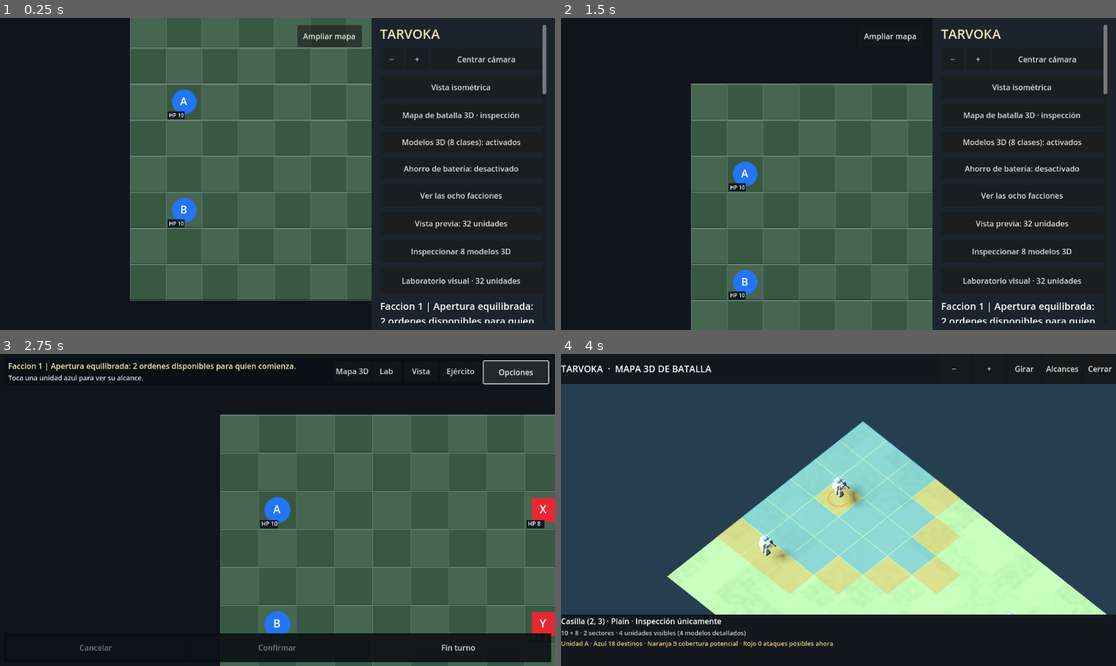
Above: before the commit, frames 1-4 (two rows, left to right).
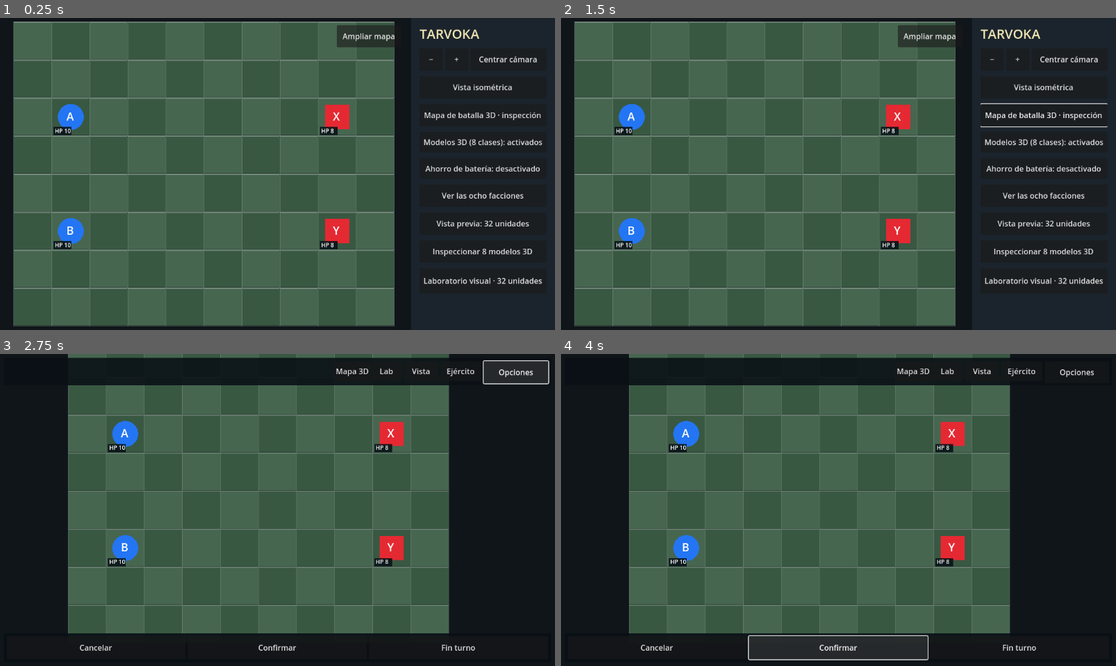
Above: after the commit, the same moments.

Repository: edwinrodri12/Tarvoka
Game: Godot game, scene res://scenes/Main.tscn
The game is run twice, just before and just after one commit, with the same random seed, the same clock (stepped at 60 frames per second) and the same inputs.
Inputs (mouse positions are in pixels of both pictures, inside the frame that each line leads up to):
- Up to frame 1 (0.25 s): no input
- Up to frame 2 (1.5 s): click "Mapa de batalla 3D · inspecci…" at 0.5 s; click (1099, 33) at 1.25 s, where only the run before the commit has a clickable "Cerrar"
- Up to frame 3 (2.75 s): click "Ampliar mapa" at 2 s
- Up to frame 4 (4 s): click "Mapa 3D" at 2.75 s; click (838, 647) at 3.5 s, where only the run after the commit has a clickable "Confirmar"

The runs differ from the first frame. In frame 1, 37% of the frame differs, in the area x 2-99%, y 0-99%; in frame 2, 41%; in frame 3, 43%; in frame 4, 81%, in the area x 0-100%, y 0-99%.
Error after the commit: Parse Error: Identifier "_request_move_here" not declared in the current scope. (res://scripts/ui/Battle3DMapView.gd:152)

Commit message:
feat(battle-3d): add explicit move/attack confirmation controls to 3D viewer

Diff:
--- a/scripts/ui/Battle3DMapView.gd
+++ b/scripts/ui/Battle3DMapView.gd
@@ -9,6 +9,7 @@
 const Rules = preload("res://scripts/core/Rules.gd")
 const Picker = preload("res://scripts/ui/BattleTerrainPicker3D.gd")
 const Ranges = preload("res://scripts/ui/BattleRanges3D.gd")
+const Orders = preload("res://scripts/ui/Battle3DOrders.gd")
 
 var holder: SubViewportContainer
 var preview: SubViewport
@@ -39,6 +40,12 @@
 var _mouse_start := Vector2.ZERO
 var _mouse_last := Vector2.ZERO
 var _mouse_dragged: bool = false
+var _live_board: Control = null
+var _order_quote: Dictionary = {}
+var _order_note: Label
+var _confirm_order_button: Button
+var _cancel_order_button: Button
+var _move_here_button: Button
 
 func _ready() -> void:
     hide()
@@ -56,7 +63,7 @@
     holder.mouse_filter = Control.MOUSE_FILTER_STOP
     holder.set_anchors_and_offsets_preset(Control.PRESET_FULL_RECT)
     holder.offset_top = 62
-    holder.offset_bottom = -107
+    holder.offset_bottom = -157
     holder.gui_input.connect(_on_viewport_input)
     add_child(holder)
     preview = SubViewport.new()
@@ -112,7 +119,7 @@
 
     var footer := PanelContainer.new()
     footer.set_anchors_and_offsets_preset(Control.PRESET_BOTTOM_WIDE)
-    footer.offset_top = -105
+    footer.offset_top = -155
     add_child(footer)
     var labels := VBoxContainer.new()
     footer.add_child(labels)
@@ -130,6 +137,35 @@
     _range_text.add_theme_font_size_override("font_size",13)
     _range_text.add_theme_color_override("font_color",Color("#f0c77d"))
     labels.add_child(_range_text)
+    _order_note = Label.new()
+    _order_note.text = "Visor de inspección; abre desde la batalla para ordenar."
+    _order_note.add_theme_font_size_override("font_size",14)
+    _order_note.add_theme_color_override("font_color",Color("#f6e1ab"))
+    labels.add_child(_order_note)
+    var commands := HBoxContainer.new()
+    commands.add_theme_constant_override("separation",10)
+    labels.add_child(commands)
+    _move_here_button = Button.new()
+    _move_here_button.name = "MoverAqui3D"
+    _move_here_button.text = "Mover aquí"
+    _move_here_button.custom_minimum_size = Vector2(110,42)
+    _move_here_button.pressed.connect(_request_move_here)
+    _move_here_button.hide()
+    commands.add_child(_move_here_button)
+    _cancel_order_button = Button.new()
+    _cancel_order_button.name = "CancelarOrden3D"
+    _cancel_order_button.text = "Cancelar orden"
+    _cancel_order_button.custom_minimum_size = Vector2(145,42)
+    _cancel_order_button.pressed.connect(_cancel_3d_order)
+    _cancel_order_button.hide()
+    commands.add_child(_cancel_order_button)
+    _confirm_order_button = Button.new()
+    _confirm_order_button.name = "ConfirmarOrden3D"
+    _confirm_order_button.text = "Confirmar movimiento o ataque"
+    _confirm_order_button.custom_minimum_size = Vector2(275,42)
+    _confirm_order_button.pressed.connect(_confirm_3d_order)
+    _confirm_order_button.hide()
+    commands.add_child(_confirm_order_button)
 
 func _sync_viewport_size() -> void:
     if preview == null or holder == null:
@@ -165,6 +201,9 @@
     return Vector2i(_dims.x/2,_dims.y/2)
 
 func open_from_state(state: Dictionary, selected_id: String = "") -> bool:
+    # Standalone and browser tests remain read-only.
+    _live_board = null
+    _order_quote.clear()
     if _scene != null:
         _scene.free()
         _scene = null
@@ -186,6 +225,7 @@
     _selected_cell = Vector2i(-1,-1)
     inspect_cell(_focus_for_selected(state,selected_id),false)
     _refresh_ranges()
+    _update_order_ui()
     var statistics: Dictionary = model.get_meta("render_stats")
     var units: Dictionary = statistics["units"]
     stats_label.text = ("%d × %d · %d sectores · %d unidades visibles (%d modelos detallados)"
@@ -433,6 +473,7 @@
         accept_event()
 
 func close_view() -> void:
+    _drop_3d_quote()
     hide()
     preview.render_target_update_mode = SubViewport.UPDATE_DISABLED
     if _scene != null:
